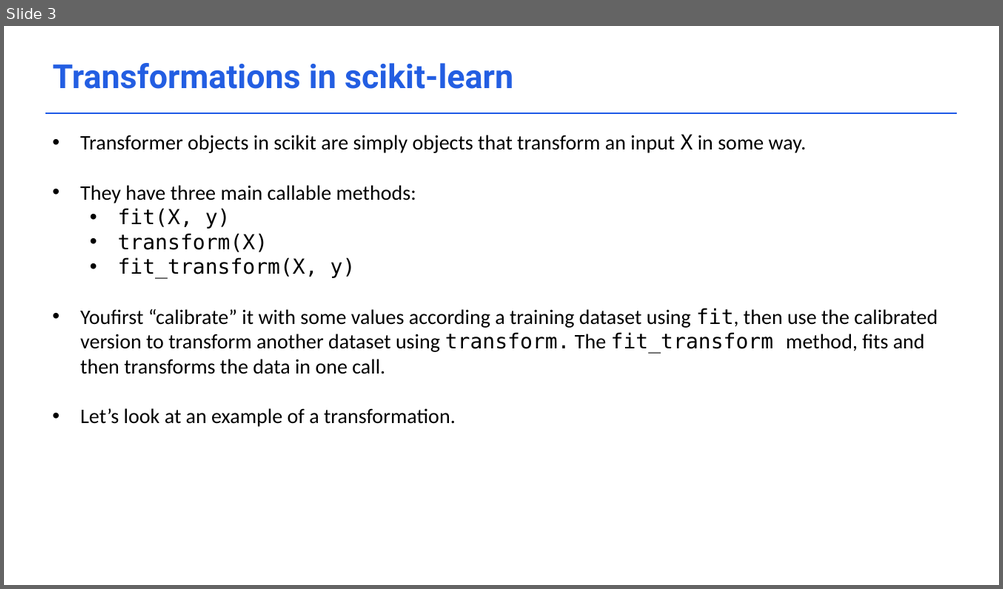
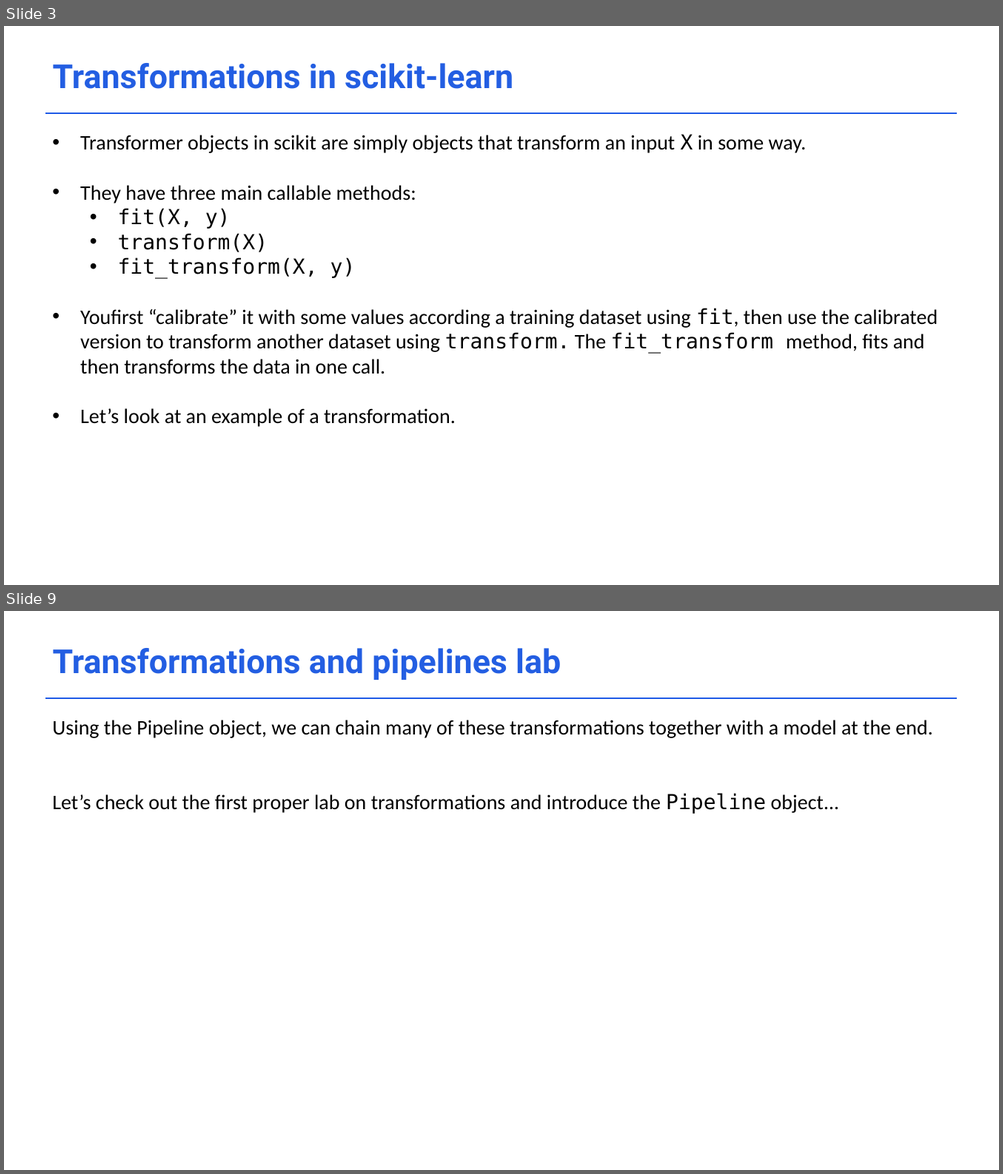
Before and after one commit to acceleratescience/data-school-Autumn23, a slide deck: Lecture notes/3_Transformations.pptx. Shown one above the other, each under a label of ours: slide 3 before the commit, slides 3 and 9 after it; the slides between them are not shown. The pictures are 1003x589 and 1003x1174 pixels, drawn with LibreOffice and Linux fonts; fonts in the diff are those of the drawing; background and template pictures are left out. Boxes give left, top, right and bottom in pixels: in the first picture for what was removed or moved away, otherwise in the second. Text is boxed around its words. In the diff, an @@ line names an element or a change of style, - is before the commit and + after.

```diff
--- a/Lecture notes/3_Transformations.pptx
+++ b/Lecture notes/3_Transformations.pptx
@@ slide 9 added at [4,611,999,1170], background #FFFFFF; not listed: 1 template element that a slide beside it also shows @@
@@ text added at [53,648,560,680], 32 pt, text #235EE2, bold @@
+Transformations and pipelines lab
@@ text added at [52,720,932,814], 20 pt, text #000000 @@
+Using the Pipeline object, we can chain many of these transformations together with a model at the end.
+Let’s check out the first proper lab on transformations and introduce the Pipeline object...
```
Also in this commit, not shown: 5 slides changed, 1 other slide added, 1 slide removed, 3 other files.
